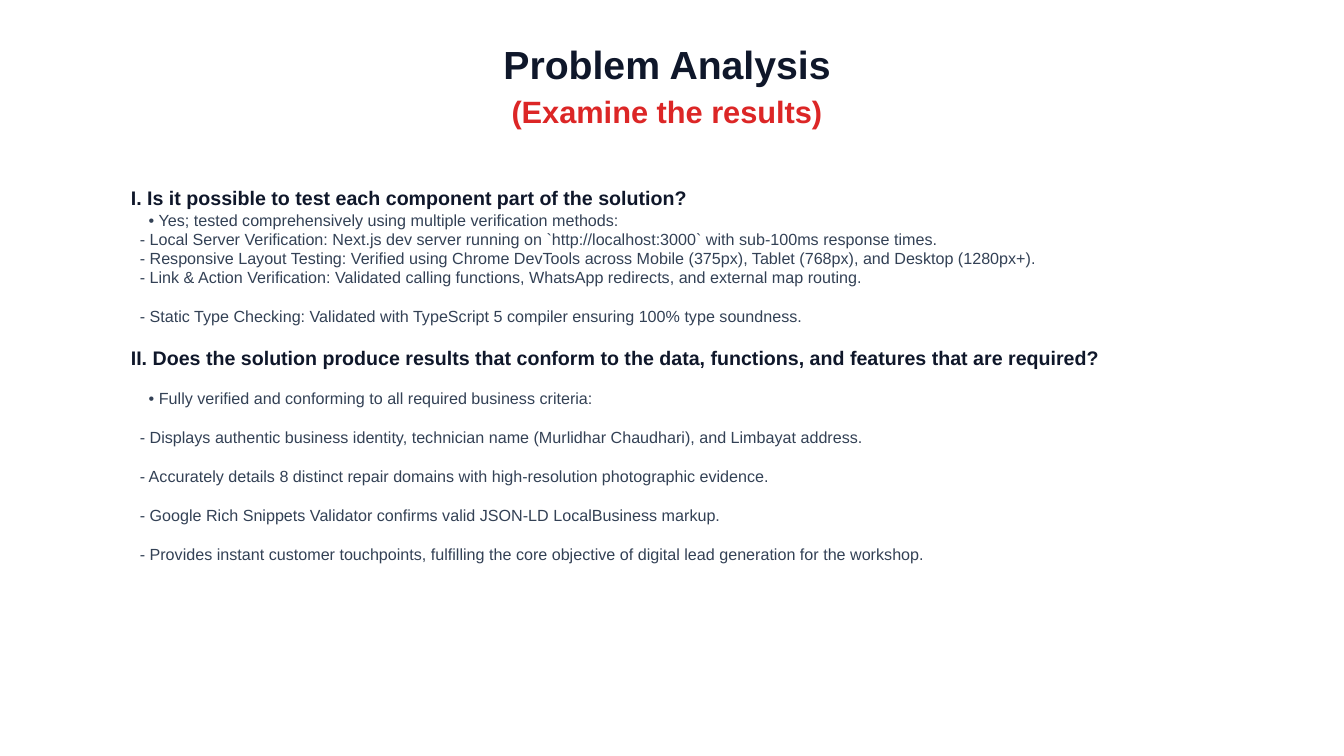
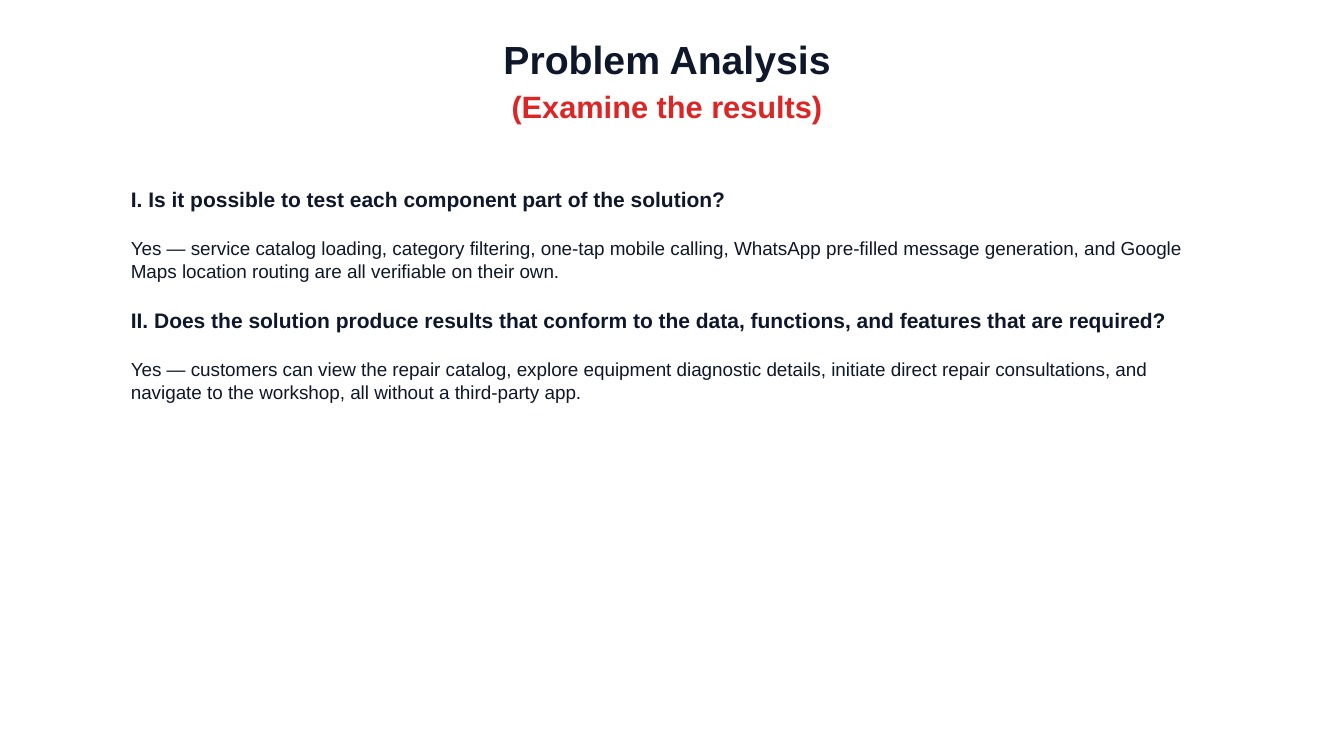
Before and after one commit to Prathmesh-oss/vikash-electronics, a slide deck: slide 11 of Vikash_Electronics_Academic_Presentation.pptx (slide 9 before the commit). Drawn at 1344x756 pixels with LibreOffice and Linux fonts; fonts in the diff are those of the drawing. Boxes give left, top, right and bottom in pixels: in the first picture for what was removed or moved away, otherwise in the second. Text is boxed around its words. In the diff, an @@ line names an element or a change of style, - is before the commit and + after.

```diff
--- a/Vikash_Electronics_Academic_Presentation.pptx
+++ b/Vikash_Electronics_Academic_Presentation.pptx
@@ text "Problem Analysis": place and size @@
-text "Problem Analysis" at <box>503,50,831,129</box>
+text "Problem Analysis" at <box>503,45,831,124</box>
@@ text at <box>131,191,1182,403</box>: text changed; size 11.5 to 13.5 pt; text colour #334155 to #0F172A @@
-I. Is it possible to test each component part of the solution?
-• Yes; tested comprehensively using multiple verification methods:
-- Local Server Verification: Next.js dev server running on `http://localhost:3000` with sub-100ms response times.
-- Responsive Layout Testing: Verified using Chrome DevTools across Mobile (375px), Tablet (768px), and Desktop (1280px+).
-- Link & Action Verification: Validated calling functions, WhatsApp redirects, and external map routing.
-- Static Type Checking: Validated with TypeScript 5 compiler ensuring 100% type soundness.
-II. Does the solution produce results that conform to the data, functions, and features that are required?
-• Fully verified and conforming to all required business criteria:
-- Displays authentic business identity, technician name (Murlidhar Chaudhari), and Limbayat address.
-- Accurately details 8 distinct repair domains with high-resolution photographic evidence.
-- Google Rich Snippets Validator confirms valid JSON-LD LocalBusiness markup.
-- Provides instant customer touchpoints, fulfilling the core objective of digital lead generation for the workshop.
+I. Is it possible to test each component part of the solution?
+Yes — service catalog loading, category filtering, one-tap mobile calling, WhatsApp pre-filled message generation, and Google Maps location routing are all verifiable on their own.
+II. Does the solution produce results that conform to the data, functions, and features that are required?
+Yes — customers can view the repair catalog, explore equipment diagnostic details, initiate direct repair consultations, and navigate to the workshop, all without a third-party app.
```
Also in this commit, not shown: 8 other slides changed, 18 slides added, 6 slides removed, 9 other files.
